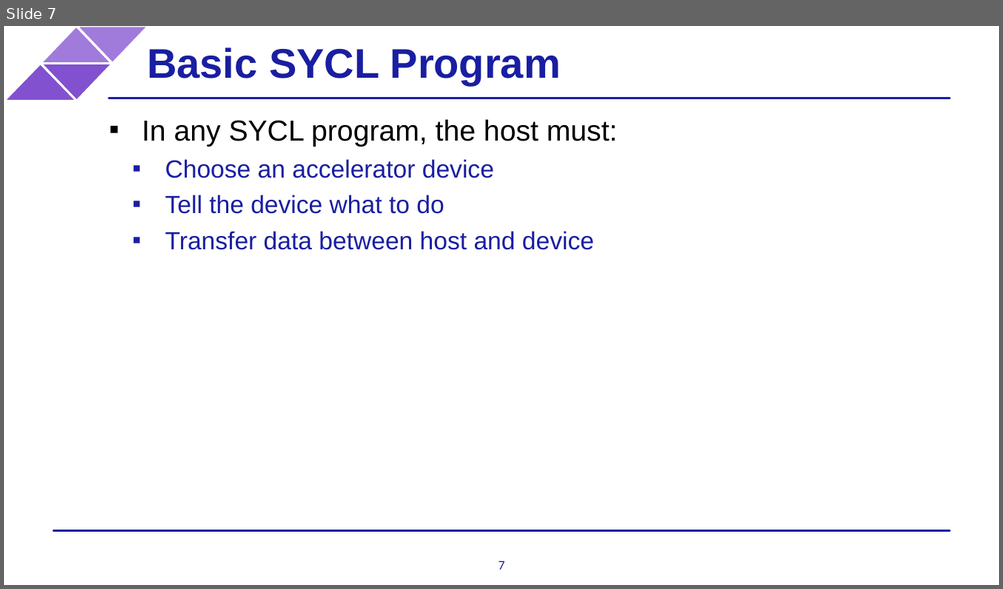
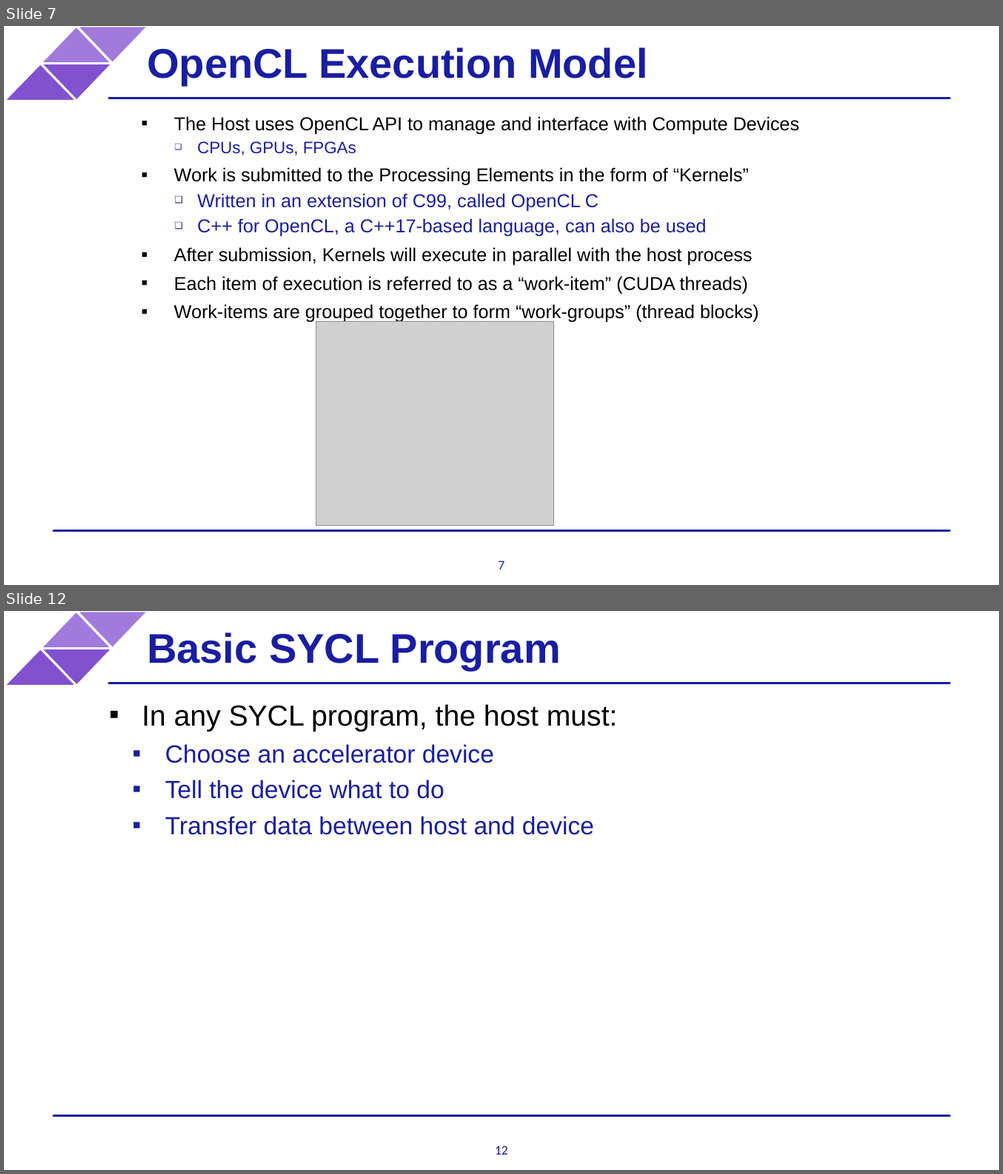
Before and after one commit to BenjaminMFindley/Reconfig-2-SYCL-DPCPP, a slide deck: Slides/SYCL intro.pptx. Shown one above the other, each under a label of ours: slide 7 before the commit, slides 7 and 12 after it; the slides between them are not shown. The pictures are 1003x589 and 1003x1174 pixels, drawn with LibreOffice and Linux fonts; fonts in the diff are those of the drawing; grey boxes stand for pictures; background and template pictures are left out. Boxes give left, top, right and bottom in pixels: in the first picture for what was removed or moved away, otherwise in the second. Text is boxed around its words. In the diff, an @@ line names an element or a change of style, - is before the commit and + after.

```diff
--- a/Slides/SYCL intro.pptx
+++ b/Slides/SYCL intro.pptx
@@ slide 7 added at [4,26,999,585], background #FFFFFF; not listed: 6 template elements that a slide beside it also shows @@
@@ text added at [147,47,648,84], 40 pt, text #191EA2, bold @@
+OpenCL Execution Model
@@ text added at [174,116,800,323], 18 pt, text #000000 @@
+▪ The Host uses OpenCL API to manage and interface with Compute Devices
+  ❑ CPUs, GPUs, FPGAs
+▪ Work is submitted to the Processing Elements in the form of “Kernels”
+  ❑ Written in an extension of C99, called OpenCL C
+  ❑ C++ for OpenCL, a C++17-based language, can also be used
+▪ After submission, Kernels will execute in parallel with the host process
+▪ Each item of execution is referred to as a “work-item” (CUDA threads)
+▪ Work-items are grouped together to form “work-groups” (thread blocks)
@@ picture added at [316,321,554,526] @@
@@ page number added at [498,561,504,570], 12.7 pt, text #191EA2 @@
+7
@@ what was slide 7 is now slide 12 @@
@@ page number at [495,1146,508,1155]: text changed @@
-7
+12
```
Also in this commit, not shown: 2 slides changed, 8 other slides added, 5 slides removed.
